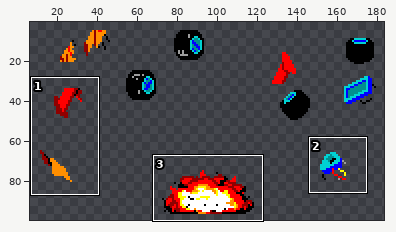
Sprite sheet: sprites/coches/Crash/crash5.png. The picture above shows the old version from afar; the outline marks the close-up.
Close-up. First the earlier version:
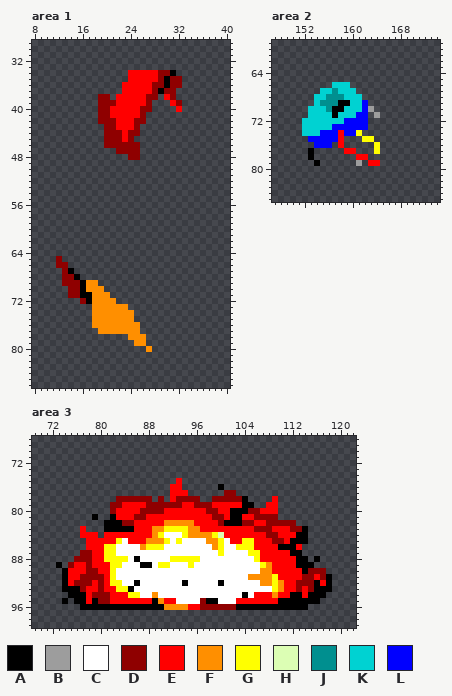
The file is 196x100 pixels. Shown: area 1: x 8..40, y 29..86; area 2: x 147..174, y 59..85; area 3: x 69..122, y 68..99. The wide view leaves out empty margins. The commit also changed other parts of the picture, which this record leaves out.
Palette (. is transparent): A #000000  B #9d9d9d  C #ffffff  D #8f0000  E #ff0000  F #ff8f00  G #ffff00  H #dcfeb4  J #008f8f  K #00d2d2  L #0000ff
Pixels before, area 1, first column x 12:
34 ............EEEEEDDA.
35 ............EEEEEDADD
36 ...........EEEEEDDADD
37 ...........EEEEEDADD.
38 .......DD.EEEEEDD.ED.
39 .......DDDEEEEED...ED
40 .......DDEEEEEDD....E
41 .......DDEEEEED......
42 .......DDDEEEDD......
43 ........DDEEED.......
44 ........DDDEDD.......
45 ........DDDED........
46 ........DDDDDD.......
47 ..........DDDD.......
48 ............DD.......
49 .....................
50 .....................
51 .....................
52 .....................
53 .....................
54 .....................
55 .....................
56 .....................
57 .....................
58 .....................
59 .....................
60 .....................
61 .....................
62 .....................
63 .....................
64 .....................
65 D....................
66 DD...................
67 .DA..................
68 .DDA.................
69 .DDDAFF..............
70 ..DDAFFF.............
71 ..DDAAFFF............
72 ....DAFFFF...........
73 ......FFFFFF.........
74 ......FFFFFFF........
75 ......FFFFFFF........
76 ......FFFFFFFF.......
77 .......FFFFFFF.......
78 ............FFF......
79 .............FF......
80 ...............F.....
Pixels before, area 2, first column x 152:
66 .....KKK.....
67 ...KKJKKK....
68 ..KKJJJKKK...
69 ..KJJJAAKKL..
70 .KKKJAAKKKLB.
71 .KKKKAKKKLL.B
72 KKKKKKKLLLL..
73 KKKKKLLLLLL..
74 KKKLLLELLG...
75 .LLLLLE...GG.
76 ..LLL.E.....G
77 .A.....EE...G
78 .A.......EE..
79 ..A......B.EE
Pixels before, area 3, first column x 73:
75 ....................E.........................
76 ...................EE......A..................
77 ...................EEE......DD................
78 ..........DDDDDD.D.EDDDD..DDDDDA....E.........
79 .........DDEEEEDDDDDDEEDDDEEEEEAA..EE.........
80 .........DEEEEDDDDEEEEEEEDDEEAAADDEEE.........
81 ......A..AEEEDDEEEEEEEEEEEDDEAAEEDDDD.........
82 ........AAADDEEEEEFFFFFEEEEDAAADDEEDDDDD......
83 ....E...AAAAAEEEFFGGGGFFEEEEEEEEEDDDEEEDDA....
84 ....EEE.EEEEEEEEFGCCCGFFFFGHEEEEEEEDDEEEAA....
85 .....EEEEEGCEEEFFFGCGCCCCFFGCEEGGEEEDDEAAA....
86 .....EEEGGCCCCFGGGCCCCCCCCFGCCGGGEEEEAAAE.....
87 ....DDEEGGCCCCCCCCCCCCCCCCCGCCCCGGEEEEEAA.....
88 ...DDDEEGGGGCACCCCCGGGGGCCCCCCCCCGEEEEEEAA.A..
89 A.DEEDEEEGGCCCAACGGCCCGCCCCCCCCCCCGFEEEEAAA...
90 .AEEEDDEEGCCCCCCCCCCCCCCCCCCCCCCCCFFEEEEEADDD.
91 .AEEDDDDEGCCCCCCCCCCCCCCCCCCCCCCFFFFGEEEEDDEDA
92 .AEDDDEDEGGCCACCCCCCCACCCCCACCCCCCFFGFEEDDDAEA
93 .AAADEEDEEGGACCCCCCCCCCCCCCCCCCCCCCCGFEEDEDAAA
94 ..AAAEDDDEEEGGCCFCCCCCCCCCCCCCCACEEEFEEAAEAAA.
95 .A.AAEADDEEEEEEEAFEECCCCDAACCCEEEEEEEAAAAAAA..
96 ....AAAAAAAAAAAAAAFFFFEEDDDDDDAAAAAAAAAAAA....
Once edited:
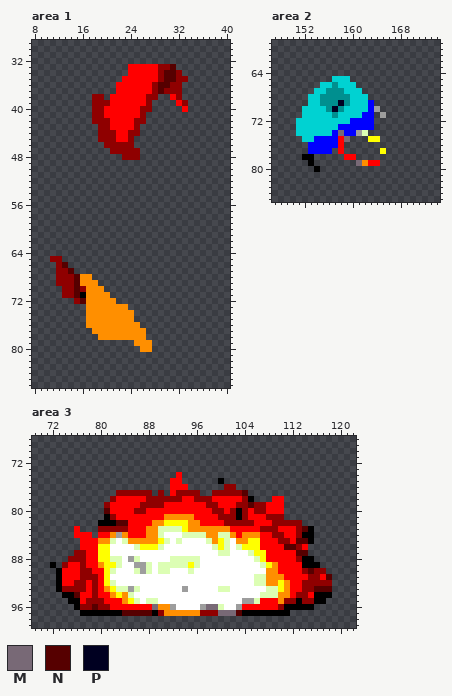
Colours new in this view: M #786976  N #560000  P #000021
Changes in this commit:
Changed rows in their new state; - is an unchanged pixel.
Area 1:
first column x 18:
33 ------EEEEEDDN--
34 ------------NND-
35 -----E------NN-D
36 ----E------NN---
37 ----E------N--D-
38 D-.E--------.ED-
39 D--E---------.ED
40 D-E-----------.E
41 D-E-------------
42 D--E------------
43 -D-E------------
44 -D--E-----------
45 -D--E-----------
46 -------.--------
47 ---D------------
48 -----D----------
first column x 11:
65 D----------------
66 --N--------------
67 -D-N-------------
68 -D--NFF----------
69 -D--NF-----------
70 --D-ND-----------
71 --D-N-F----------
72 ----DNF----------
73 ------F----------
74 ------F----------
75 ------F----------
76 ------F----------
77 -------F-------F-
78 --------FFFFF----
79 ----------------F
80 ---------------F-
Area 2:
first column x 151:
65 ------KKK------
66 ----KKJ--K-----
67 ---K-J-J--K----
68 --K-J---J--K---
69 --K----PJ--KL--
70 -K----PJ---KLB-
71 -K----J---K-L.B
72 K-------K---L--
73 K-----K-----L--
74 K---KK-M--BH---
75 -KK-----M--.-G-
76 --L---L------.-
77 --LLLL-E..---.G
78 -A------EE..---
79 --A.------MF---
80 ---A-----------
Area 3:
first column x 72:
 74 ---------------------E-------------------------
 75 --------------------E-------A------------------
 76 ----------------------E-----.DD----------------
 77 -----------DDDDDD-D--DDDD--DD--DN--------------
 78 ----------DEEEEE-D-DD-EE-DDEEEEEDA----E--------
 79 ---------DEE---D---EEE--EE-D---DDNDD--E--------
 80 ---------NE---D-EEE-------E-D-D-DE-D--E--------
 81 -------.-AD---EE---FFFFF---E-DD-D-EE--D--------
 82 --------A--NNE---FFGGGG-F---EDDD----E----D-----
 83 ----E.--DDDDDE--F-HHHH---FFFFF----E--D--E-NA---
 84 ----E--.E-FBF---F-H---HHHH-F-HF-FFF-E-D--D-A---
 85 -----E--FFHCHFFF--GH-H----H--HCFF-G--E-DENNA---
 86 -----E--G-C---HG--H--------H-H-H--G---ENNDE----
 87 ----D-E-G-C-----------------HH---H-G----ENN----
 88 ---D--E-G-HHCBH-----HHHHH---------HG-----D-A.--
 89 A.DE-DE-FG-H--BBH-HHHHH-H----------HGF---E--A--
 90 -AE--D-E-GH---HBH-HH---H-----------C-F----DN---
 91 -AE-----EGC----------------------CHH-FF---E-DEN
 92 -AE---EDEGHC--C-------C-----C-----HH-FGF-E--DDD
 93 -ADDD--DEFGHHBH-------B-----HH------HHGF-ED-NNN
 94 --A-NE--EEFGFHC--C--------------C-CHHHFFEDDE--A
 95 --.A-EDD-E--FGHCHHCCC----CCC---CBBH---FDD-DD-A-
 96 ----ADDNDDEEEEEEEMF-BCCCCBMMHCCBEEEEEED----A---
 97 -----AAAAAAANNNNNADFFFFFFDDDMMMNAAAAAAAA-------
Pixel boxes of the changes (left, top, right, bottom) in both close-ups:
changed: (92, 64, 188, 160)
changed: (50, 256, 152, 352)
changed: (296, 76, 386, 172)
changed: (50, 472, 332, 616)
